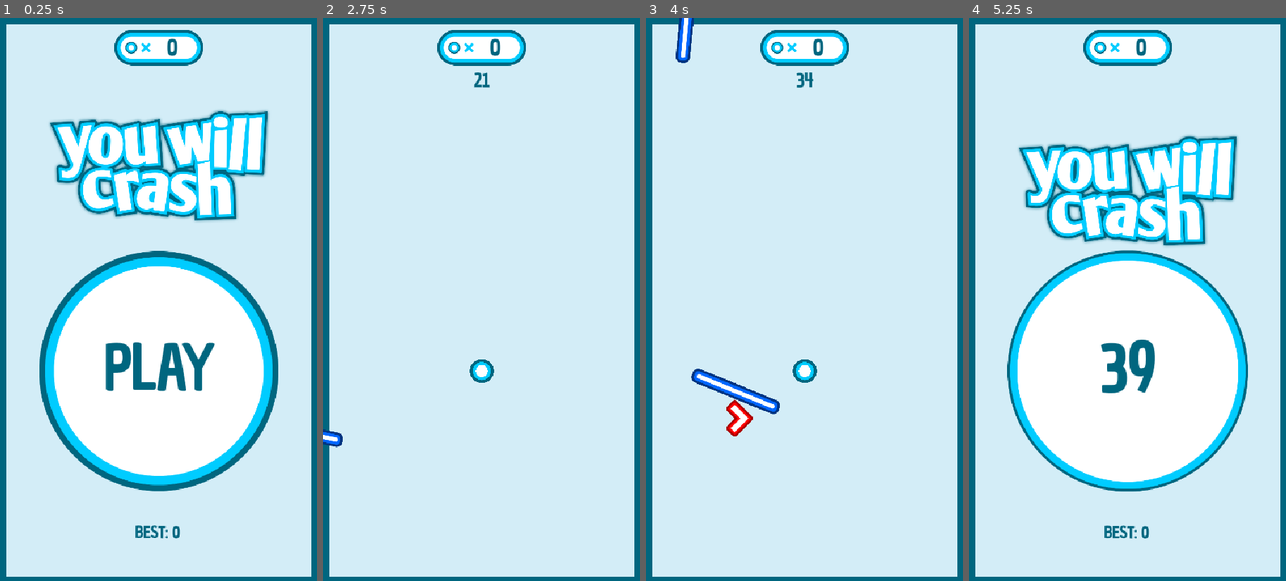
Above: before the commit, frames 1-4 (left to right).
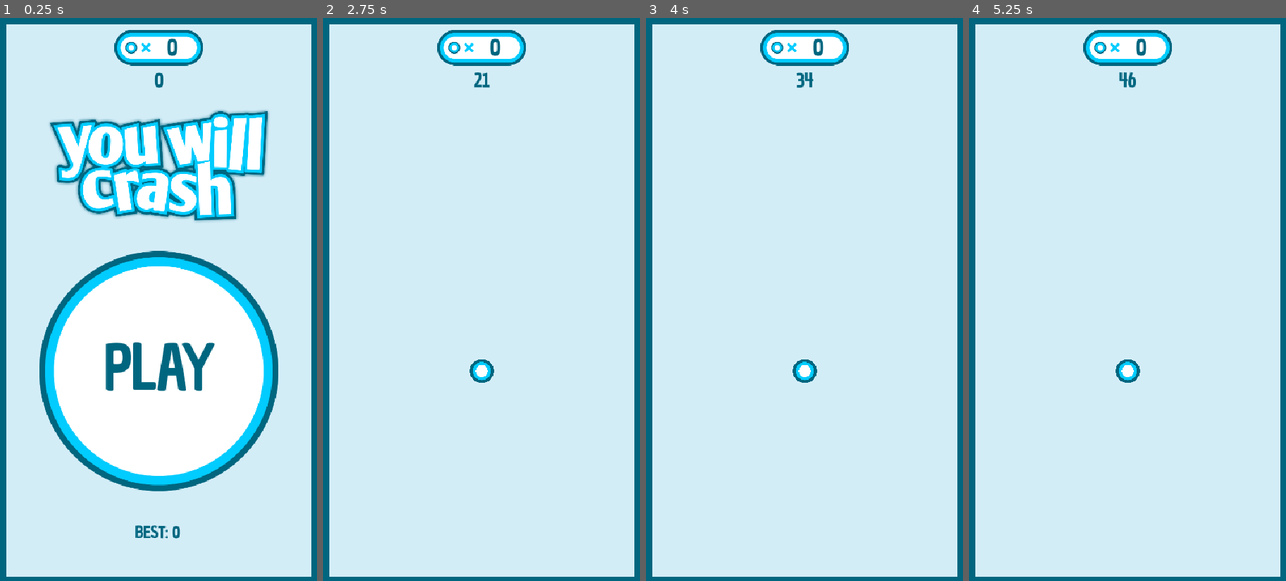
Above: after the commit, the same moments.

Repository: mszylkowski/youwillcrash-godot
Game: Godot game, scene res://Game.tscn
The game is run twice, just before and just after one commit, with the same random seed, the same clock (stepped at 60 frames per second) and the same inputs.
Inputs (mouse positions are in pixels of both pictures, inside the frame that each line leads up to):
- Up to frame 1 (0.25 s): no input
- Up to frame 2 (2.75 s): tap Enter at 0.5 s; drag from (481, 372) to (513, 175) at 0.52 s; drag from (418, 327) to (481, 372) at 1.27 s; tap Space at 2 s; move the mouse to (513, 175) at 2.02 s; click (513, 175) at 2.17 s
- Up to frame 3 (4 s): tap Enter at 2.75 s; drag from (788, 412) to (709, 215) at 2.77 s; move the mouse to (899, 383) at 3.52 s; click (899, 383) at 3.67 s
- Up to frame 4 (5.25 s): drag from (1032, 215) to (1127, 372) at 4.27 s; move the mouse to (1143, 299) at 5.02 s; click (1143, 299) at 5.17 s

The runs differ from the first frame. In frame 1, less than 0.1% of the frame differs, in the area x 48-52%, y 9-13%; in frame 2, 0.2%; in frame 3, 1.4%; in frame 4, 36%, in the area x 12-88%, y 9-93%.
Error after the commit: Parse Error: Preload file "res://Obstacles/SnakePart.tscn" does not exist. (res://Obstacles/SnakeObstacle.gd:8)

Commit message:
added snake body

Diff:
--- a/Game.tscn
+++ b/Game.tscn
@@ -165,9 +165,9 @@
 anchor_right = 1.0
 anchor_bottom = 1.0
 offset_left = -50.0
-offset_top = -452.0
+offset_top = -397.0
 offset_right = 50.0
-offset_bottom = -403.146
+offset_bottom = -348.146
 grow_horizontal = 2
 grow_vertical = 2
 size_flags_horizontal = 4
--- a/Obstacles/Snake.tscn
+++ b/Obstacles/Snake.tscn
@@ -1,19 +1,6 @@
-[gd_scene load_steps=4 format=3 uid="uid://dwlgv3kpk1vln"]
+[gd_scene load_steps=2 format=3 uid="uid://bq1psqc6qnrct"]
 
 [ext_resource type="Script" uid="uid://brcipa1icoqha" path="res://Obstacles/SnakeObstacle.gd" id="1_tohjh"]
-[ext_resource type="Texture2D" uid="uid://b5ovqna3ogskk" path="res://Textures/snake.png" id="2_tohjh"]
 
-[sub_resource type="RectangleShape2D" id="RectangleShape2D_8c8v7"]
-size = Vector2(34, 34)
-
-[node name="Snake" type="RigidBody2D"]
-collision_layer = 2
+[node name="SnakeRoot" type="Node2D"]
 script = ExtResource("1_tohjh")
-
-[node name="Sprite2D" type="Sprite2D" parent="."]
-rotation = 1.5708
-scale = Vector2(0.5, 0.5)
-texture = ExtResource("2_tohjh")
-
-[node name="CollisionShape2D" type="CollisionShape2D" parent="."]
-shape = SubResource("RectangleShape2D_8c8v7")
--- a/Obstacles/SnakeObstacle.gd
+++ b/Obstacles/SnakeObstacle.gd
@@ -1,35 +1,56 @@
-extends RigidBody2D
+extends Node2D
 
 @export var speed := 200.0
 @export var offset_x := 250.
 @export var offset_y := 400.
+@export var dist_between_parts := 40.0
+
+const SNAKE_PART := preload("res://Obstacles/SnakePart.tscn") as PackedScene
 
 func _ready() -> void:
-	var angle = randi() % 4
-	global_rotation_degrees = angle * 90
-	global_position = Vector2(0, 0)
-	linear_velocity = -Vector2.from_angle(rotation) * speed
+	var angle = randi_range(0, 3)
+	var lin_vel := -Vector2.from_angle(angle * PI * .5) * speed
 
+	var glob_pos := Vector2.ZERO
 	var rand_val := randf_range(-1, 1)
 	if angle == 0:
-		global_position = Vector2(offset_x * 1.5, offset_y * rand_val)
-		linear_velocity = Vector2.LEFT * speed
+		glob_pos = Vector2(offset_x * 1.5, offset_y * rand_val)
+		lin_vel = Vector2.LEFT * speed
 	elif angle == 1:
-		global_position = Vector2(rand_val * offset_x, offset_y * 1.5)
-		linear_velocity = Vector2.UP * speed
+		glob_pos = Vector2(rand_val * offset_x, offset_y * 1.5)
+		lin_vel = Vector2.UP * speed
 	elif angle == 2:
-		global_position = Vector2(-offset_x * 1.5, offset_y * rand_val)
-		linear_velocity = Vector2.RIGHT * speed
+		glob_pos = Vector2(-offset_x * 1.5, offset_y * rand_val)
+		lin_vel = Vector2.RIGHT * speed
 	else:
-		global_position = Vector2(rand_val * offset_x, -offset_y * 1.5)
-		linear_velocity = Vector2.DOWN * speed
+		glob_pos = Vector2(rand_val * offset_x, -offset_y * 1.5)
+		lin_vel = Vector2.DOWN * speed
 
 	var turn_time := (randf_range(1.3, 2)) * (offset_y if angle % 2 else offset_x) / speed
-	await get_tree().create_timer(turn_time).timeout
-	if randi() % 2:
-		linear_velocity = Vector2(-linear_velocity.y, linear_velocity.x)
-	else:
-		linear_velocity = Vector2(linear_velocity.y, -linear_velocity.x)
+	var next_vel := Vector2(-lin_vel.y, lin_vel.x) * (1 if randf() > .5 else -1)
+
+	for i in range(7):
+		var part := SNAKE_PART.instantiate()
+		add_child(part)
+		if i == 0:
+			part.global_position = glob_pos
+		else:
+			var last_part := get_child(i - 1)
+			part.global_position = last_part.position - lin_vel.normalized() * dist_between_parts
+		part.linear_velocity = lin_vel
+		part.get_tree().create_timer(turn_time).timeout.connect(rotate_part.bind(i, next_vel))
+		await get_tree().create_timer(dist_between_parts / speed).timeout
 
 	var destroy_time := maxf(offset_x, offset_y) * 5. / speed
 	await get_tree().create_timer(destroy_time).timeout
+	queue_free()
+
+func rotate_part(i: int, next_vel: Vector2) -> void:
+	var part := get_child(i) as RigidBody2D
+	part.linear_velocity = next_vel
+	#if i > 0:
+		#var first_part := get_child(0) as RigidBody2D
+		#get_tree().physics_frame.connect(func():
+			#print("updating")
+			#part.global_position = first_part.global_position - next_vel.normalized() * dist_between_parts * i
+		#, ConnectFlags.CONNECT_ONE_SHOT)
--- a/Scripts/GameManager.gd
+++ b/Scripts/GameManager.gd
@@ -54,8 +54,8 @@
 
 func try_spawning() -> void:
 	if spawn_debt > 1:
-		var obstacle := all_obstacles.pick_random().instantiate() as Node2D
-		#var obstacle := OBSTACLE_SNAKE.instantiate() as Node2D
+		#var obstacle := all_obstacles.pick_random().instantiate() as Node2D
+		var obstacle := OBSTACLE_SNAKE.instantiate() as Node2D
 		add_child(obstacle)
 		spawn_debt = 0
 
--- a/Scripts/Player.gd
+++ b/Scripts/Player.gd
@@ -24,9 +24,11 @@
 		Events.GameState.GAME:
 			%SwipeController.process_mode = Node.PROCESS_MODE_INHERIT
 			set_sizes(SCALES_SMALL)
+			set_deferred("monitoring", true)
 		Events.GameState.MAIN_MENU:
 			%SwipeController.process_mode = Node.PROCESS_MODE_DISABLED
 			set_sizes(SCALES_LARGE)
+			set_deferred("monitoring", false)
 
 func on_collision(_other: Node2D) -> void:
 	Events.died.emit()
--- a/project.godot
+++ b/project.godot
@@ -45,8 +45,11 @@
 
 [physics]
 
+2d/physics_engine="GodotPhysics2D"
 2d/default_gravity=0.0
 2d/default_gravity_vector=Vector2(0, 0)
+2d/default_linear_damp=0.0
+2d/default_angular_damp=0.0
 
 [rendering]
 
